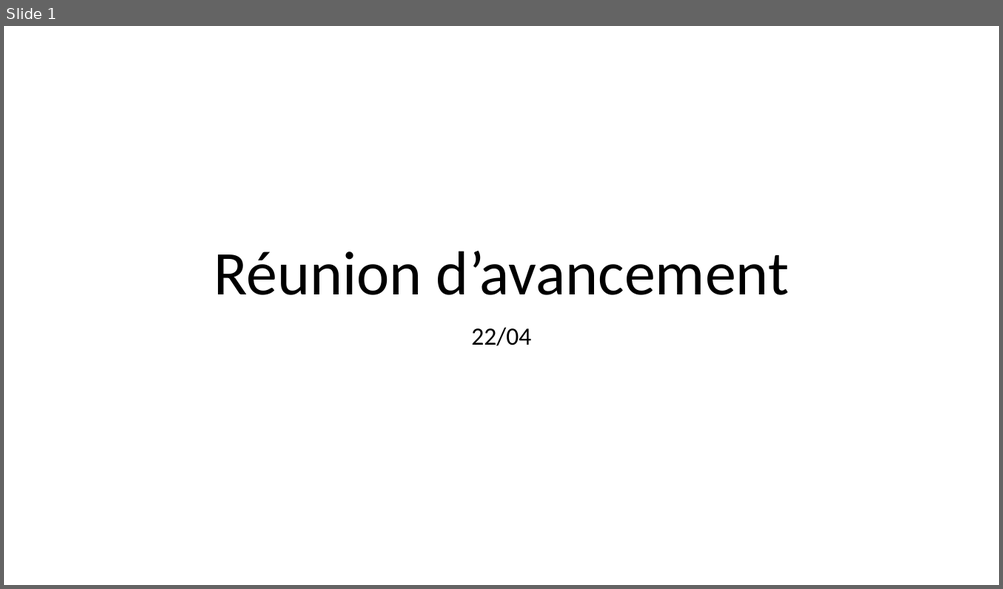
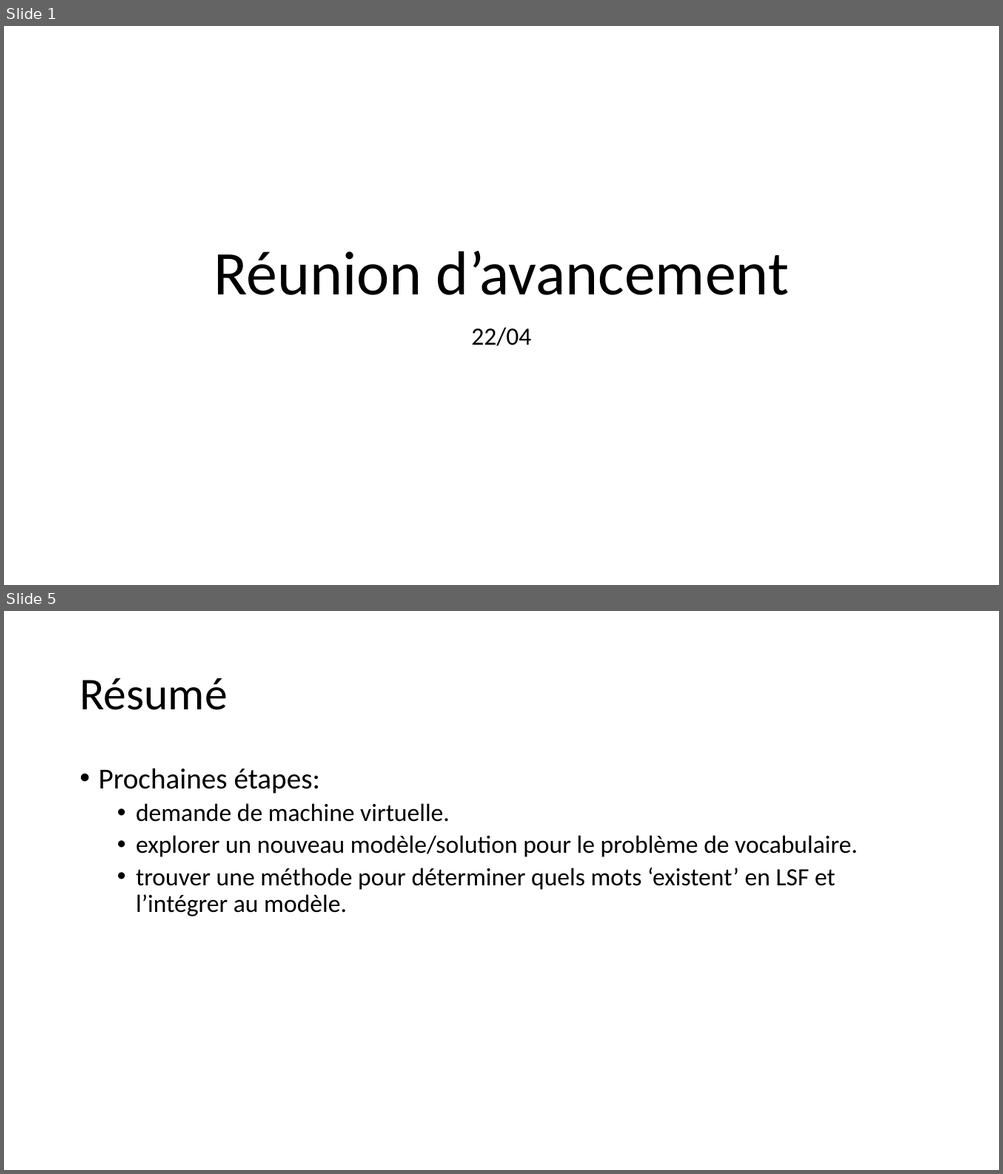
Before and after one commit to Sebastienaln/3Dsign, a slide deck: docs/presentations/Réuniond’avancement2204.pptx. Shown one above the other, each under a label of ours: slide 1 before the commit, slides 1 and 5 after it; the slides between them are not shown. The pictures are 1003x589 and 1003x1174 pixels, drawn with LibreOffice and Linux fonts; fonts in the diff are those of the drawing. Boxes give left, top, right and bottom in pixels: in the first picture for what was removed or moved away, otherwise in the second. Text is boxed around its words. In the diff, an @@ line names an element or a change of style, - is before the commit and + after.

```diff
--- a/docs/presentations/Réuniond’avancement2204.pptx
+++ b/docs/presentations/Réuniond’avancement2204.pptx
@@ slide 5 added at (x1=4, y1=611, x2=999, y2=1170), background #FFFFFF @@
@@ title added at (x1=79, y1=678, x2=227, y2=710), 44 pt, text #000000 @@
+Résumé
@@ text added at (x1=99, y1=768, x2=857, y2=917), 24 pt, text #000000 @@
+• Prochaines étapes:
+  • demande de machine virtuelle.
+  • explorer un nouveau modèle/solution pour le problème de vocabulaire.
+  • trouver une méthode pour déterminer quels mots ‘existent’ en LSF et l’intégrer au modèle.
```
Also in this commit, not shown: 3 slides changed.
